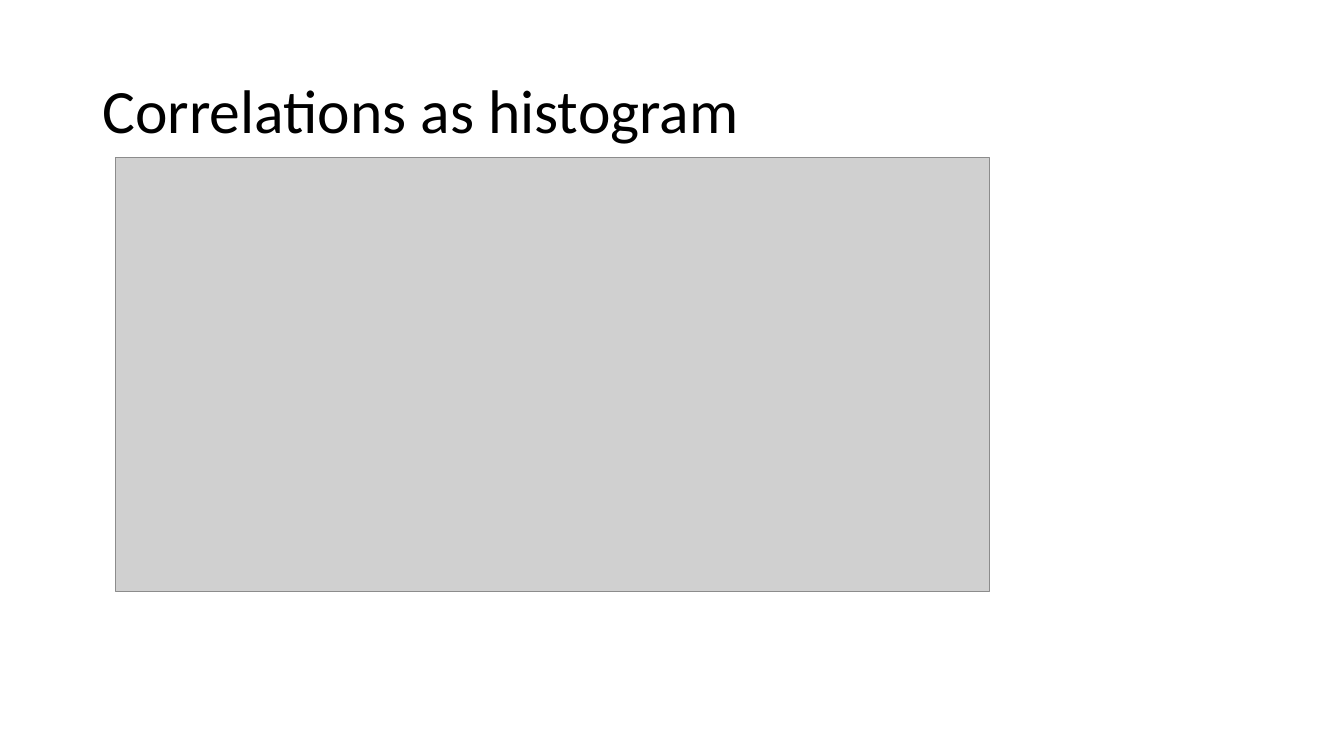
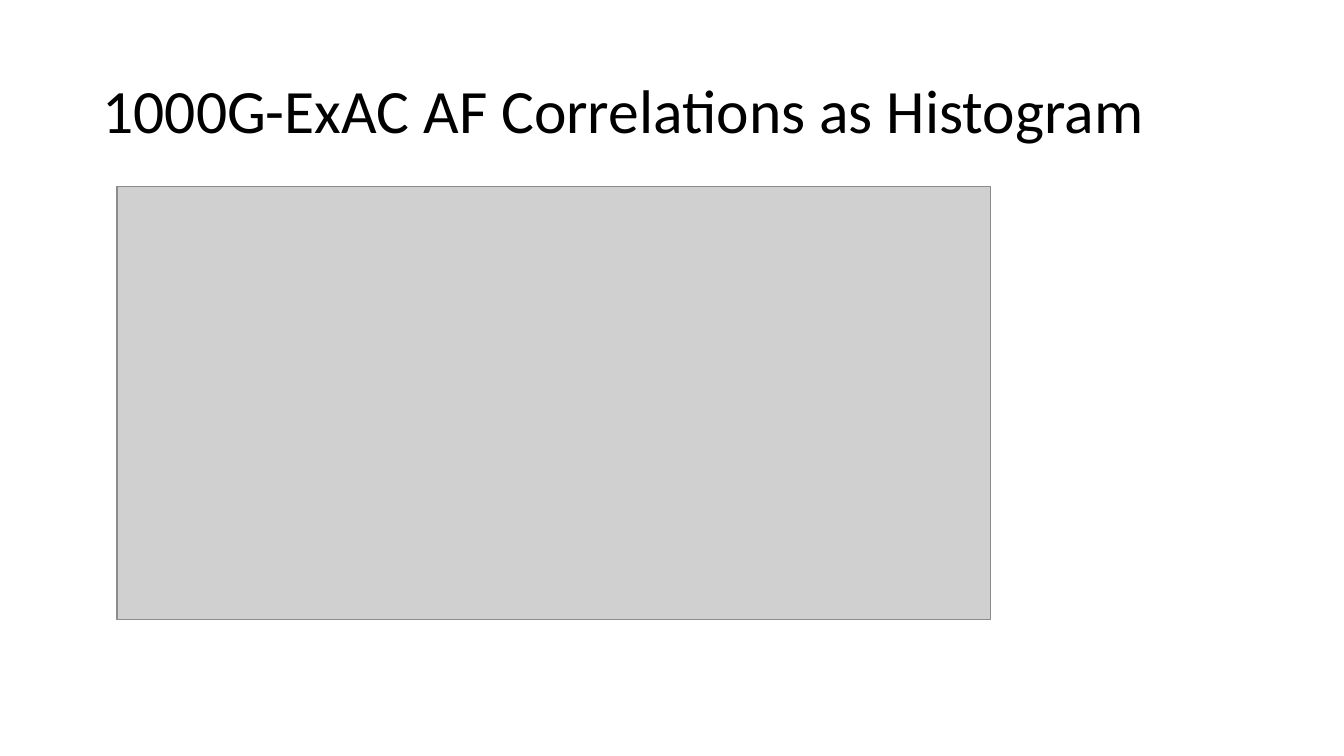
Before and after one commit to dfan/HST-2016, a slide deck: slide 2 of week_5/Presentation_week_5.2.pptx (slide 10 before the commit). Drawn at 1344x756 pixels with LibreOffice and Linux fonts; fonts in the diff are those of the drawing; grey boxes stand for pictures. Boxes give left, top, right and bottom in pixels: in the first picture for what was removed or moved away, otherwise in the second. Text is boxed around its words. In the diff, an @@ line names an element or a change of style, - is before the commit and + after.

```diff
--- a/week_5/Presentation_week_5.2.pptx
+++ b/week_5/Presentation_week_5.2.pptx
@@ title at [102, 90, 1143, 144]: text changed @@
-Correlations as histogram
+1000G-ExAC AF Correlations as Histogram
@@ picture: place and size @@
-picture at [116, 158, 990, 592]
+picture at [117, 187, 991, 620]
```
Also in this commit, not shown: 3 other slides changed, 4 slides added, 12 slides removed, 6 other files.
